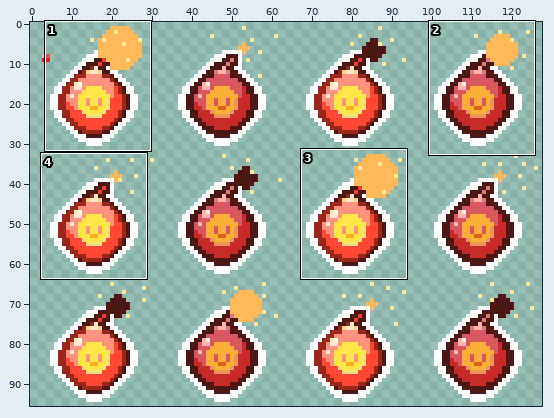
Edited in one commit: sprite sheet (Graphics/Weapon/BombProjectile.png). The picture above shows the old version from afar; the outline marks the close-up.
Close-up. As it was:
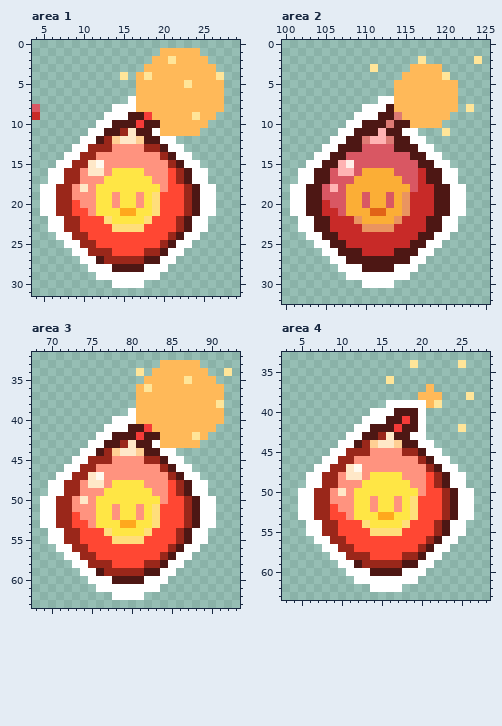
The file is 128x96 pixels. Shown: area 1: x 4..29, y 0..31; area 2: x 100..125, y 0..32; area 3: x 68..93, y 32..63; area 4: x 3..28, y 33..63. The commit also changed other parts of the picture, which this record leaves out.
The same view after the edit:
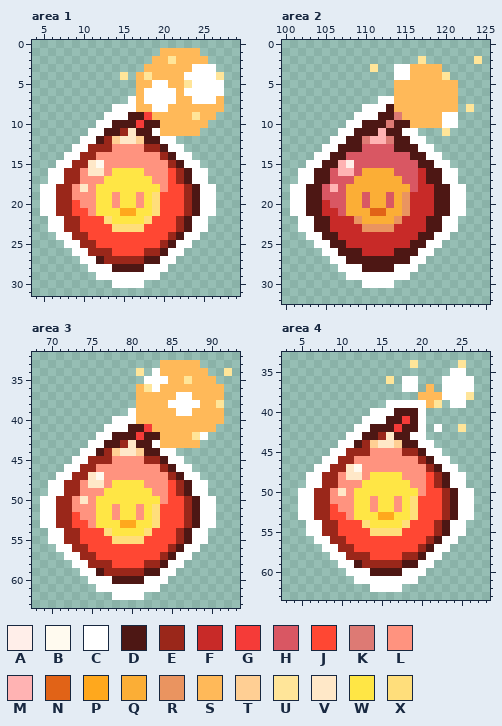
Palette (. is transparent): A #ffeee9  B #fffaef  C #ffffff  D #4d1714  E #9a271a  F #c82a28  G #f53b38  H #d95763  J #ff4733  K #dd7a74  L #ff937f  M #ffb3b3  N #e16317  P #ffa81d  Q #fbae36  R #ea9460  S #ffb959  T #ffcf94  U #ffe599  V #ffe8c8  W #ffe645  X #ffde7b
Difference:
Area 1:
y 3: x 24..26 SSS -> CCC
y 4: x 23..26 SSSS -> CCCC
y 5: x 19..20 SS -> CC; x 24..27 SSSS -> CCCC
y 6: x 18..21 SSSS -> CCCC; x 23..27 SSSSS -> CCCCC
y 7: x 18..21 SSSS -> CCCC; x 24..26 SSS -> CCC
y 8: x 4 H -> .; x 19..20 SS -> CC
y 9: x 4 F -> .
Area 2:
y 3: x 114..115 .. -> CC
y 4: x 114..115 .S -> CC
y 9: x 120..121 S. -> CC
y 10: x 120..121 .. -> CC
Area 3:
y 34: x 83 S -> C
y 35: x 82..84 SSS -> CCC
y 36: x 83 S -> C
y 37: x 86..87 SS -> CC
y 38: x 85..88 SSSS -> CCCC
y 39: x 86..87 SS -> CC
y 42: x 89 S -> C
Area 4:
y 35: x 24..25 .. -> CC
y 36..37: x 18..19 .. -> CC; x 23..26 .... -> CCCC
y 38: x 23..25 ... -> CCC
y 39: x 24..25 .. -> CC
y 42: x 22 . -> C
Where, in picture pixels (left, top, right, bottom), the same in both close-ups:
changed: (144, 64, 224, 112)
erased: (32, 104, 40, 120)
changed: (394, 64, 410, 80)
changed: (442, 112, 458, 128)
changed: (144, 368, 208, 440)
added: (402, 368, 474, 432)
